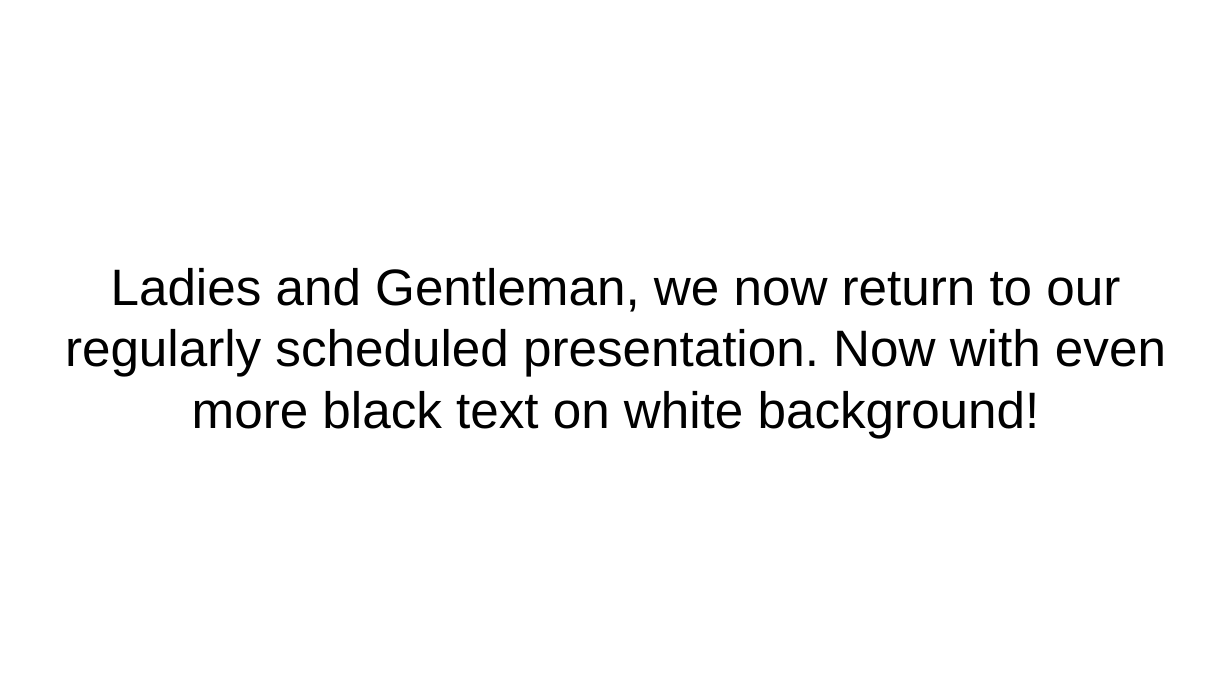
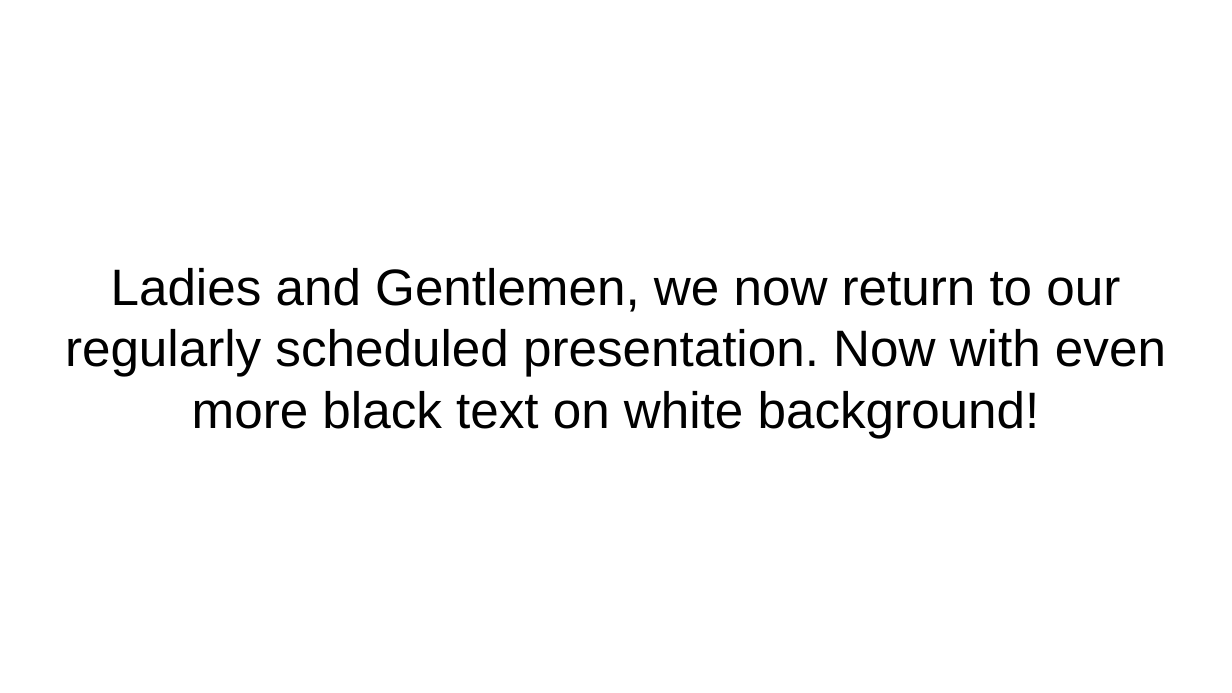
Before and after one commit to dwclark/modern-dsls, a slide deck: slide 7 of presentation.odp. Drawn at 1232x693 pixels with LibreOffice and Linux fonts; fonts in the diff are those of the drawing. Boxes give left, top, right and bottom in pixels: in the first picture for what was removed or moved away, otherwise in the second. Text is boxed around its words. In the diff, an @@ line names an element or a change of style, - is before the commit and + after.

```diff
--- a/presentation.odp
+++ b/presentation.odp
@@ title at (65,268,1166,438): text changed @@
-Ladies and Gentleman, we now return to our regularly scheduled presentation. Now with even more black text on white background!
+Ladies and Gentlemen, we now return to our regularly scheduled presentation. Now with even more black text on white background!
```
Also in this commit, not shown: 2 other slides changed, 9 slides added, 1 other file.
